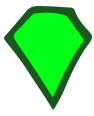
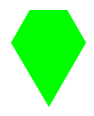
Comparing the layer stacks of the two 94 x 116 images. Changes:
removed layer "Layer 3" (was 25%) over [4, 6, 92, 110]
painted on "Vector Smart Object" over [4, 6, 92, 110]
removed layer "Layer 2" over [10, 10, 87, 104]
